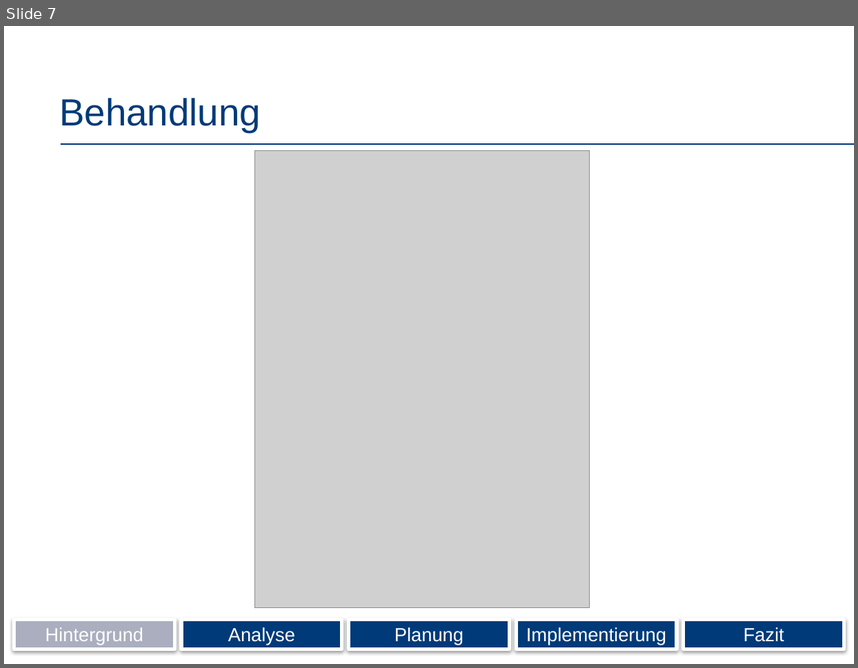
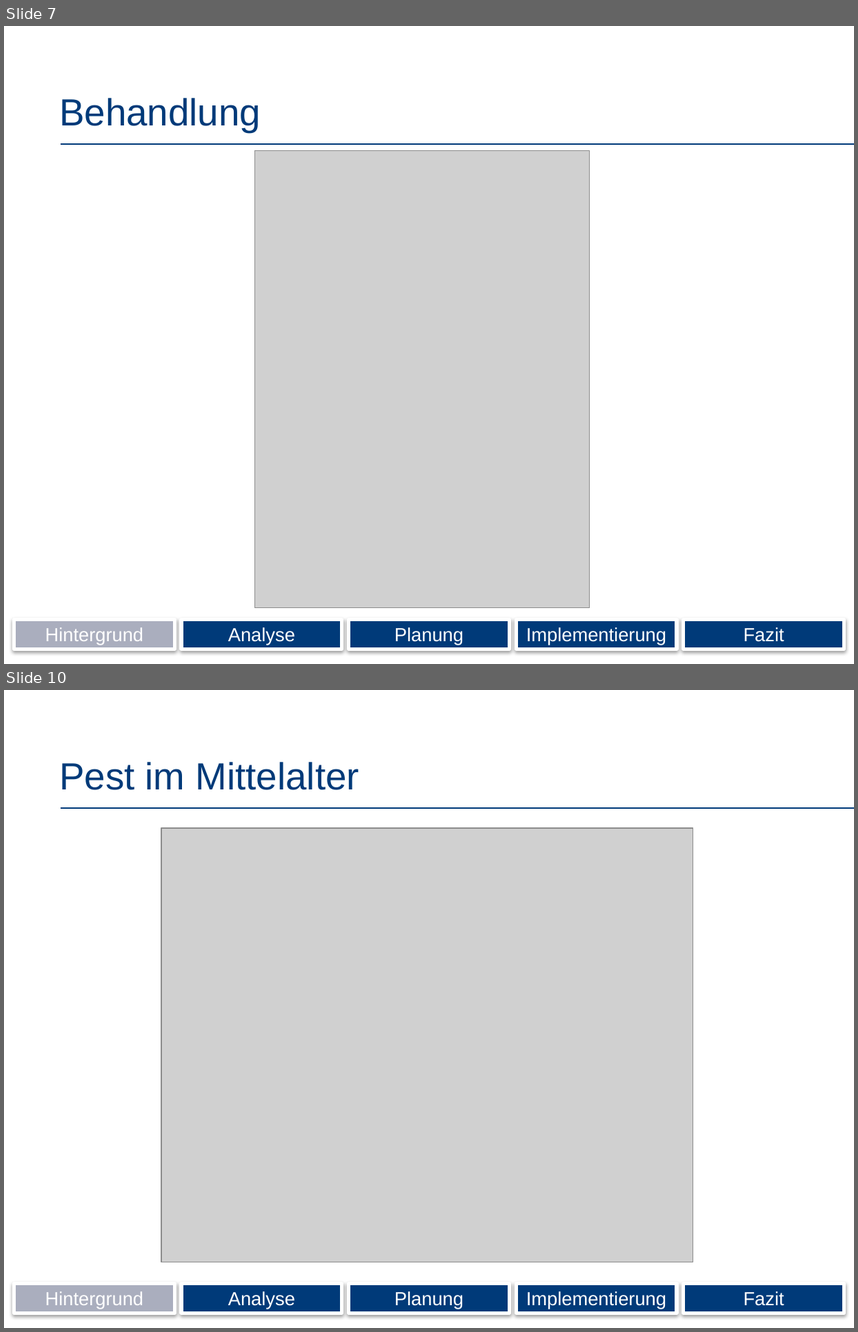
Before and after one commit to Wolle1508/SE-Projekt, a slide deck: Präsentation.pptx. Shown one above the other, each under a label of ours: slide 7 before the commit, slides 7 and 10 after it; the slides between them are not shown. The pictures are 858x668 and 858x1332 pixels, drawn with LibreOffice and Linux fonts; fonts in the diff are those of the drawing; grey boxes stand for pictures; background and template pictures are left out. Boxes give left, top, right and bottom in pixels: in the first picture for what was removed or moved away, otherwise in the second. Text is boxed around its words. In the diff, an @@ line names an element or a change of style, - is before the commit and + after.

```diff
--- a/Präsentation.pptx
+++ b/Präsentation.pptx
@@ slide 10 added at (4,690,854,1328), background #FFFFFF; not listed: 1 template element that a slide beside it also shows @@
@@ title added at (59,762,359,790), 32 pt, text #003A79 @@
+Pest im Mittelalter
@@ picture added at (161,828,693,1261) @@
@@ rectangle added at (14,1283,175,1312), fill #AAAEBE, outline #FFFFFF 3 pt, 16 pt, text #FFFFFF @@
+Hintergrund
@@ rectangle added at (181,1283,342,1312), fill #003A79, outline #FFFFFF 3 pt, 16 pt, text #FFFFFF @@
+Analyse
@@ rectangle added at (349,1283,510,1312), fill #003A79, outline #FFFFFF 3 pt, 16 pt, text #FFFFFF @@
+Planung
@@ rectangle added at (516,1283,677,1312), fill #003A79, outline #FFFFFF 3 pt, 16 pt, text #FFFFFF @@
+Implementierung
@@ rectangle added at (683,1283,844,1312), fill #003A79, outline #FFFFFF 3 pt, 16 pt, text #FFFFFF @@
+Fazit
```
Also in this commit, not shown: 4 other slides added, 1 slide removed.
